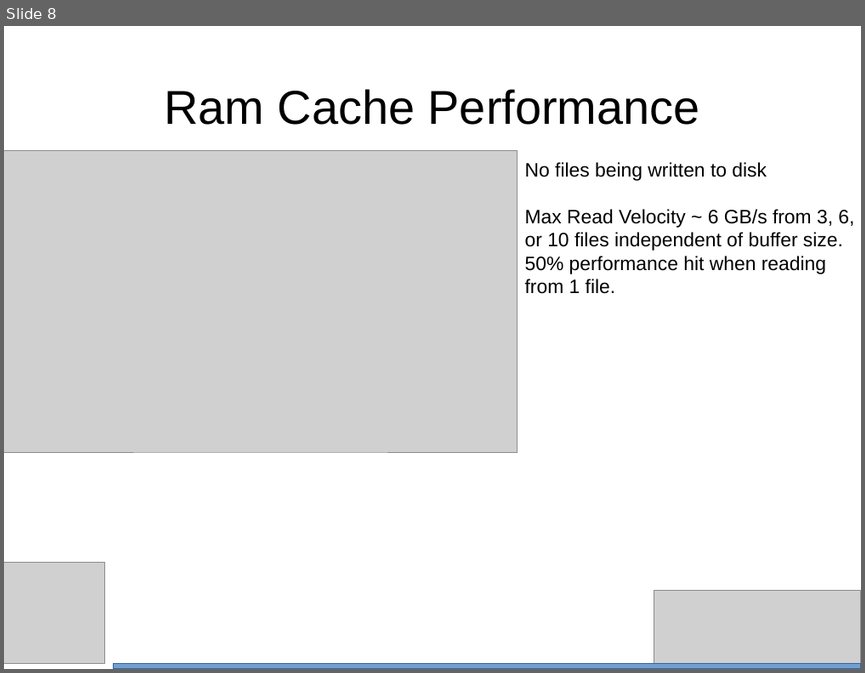
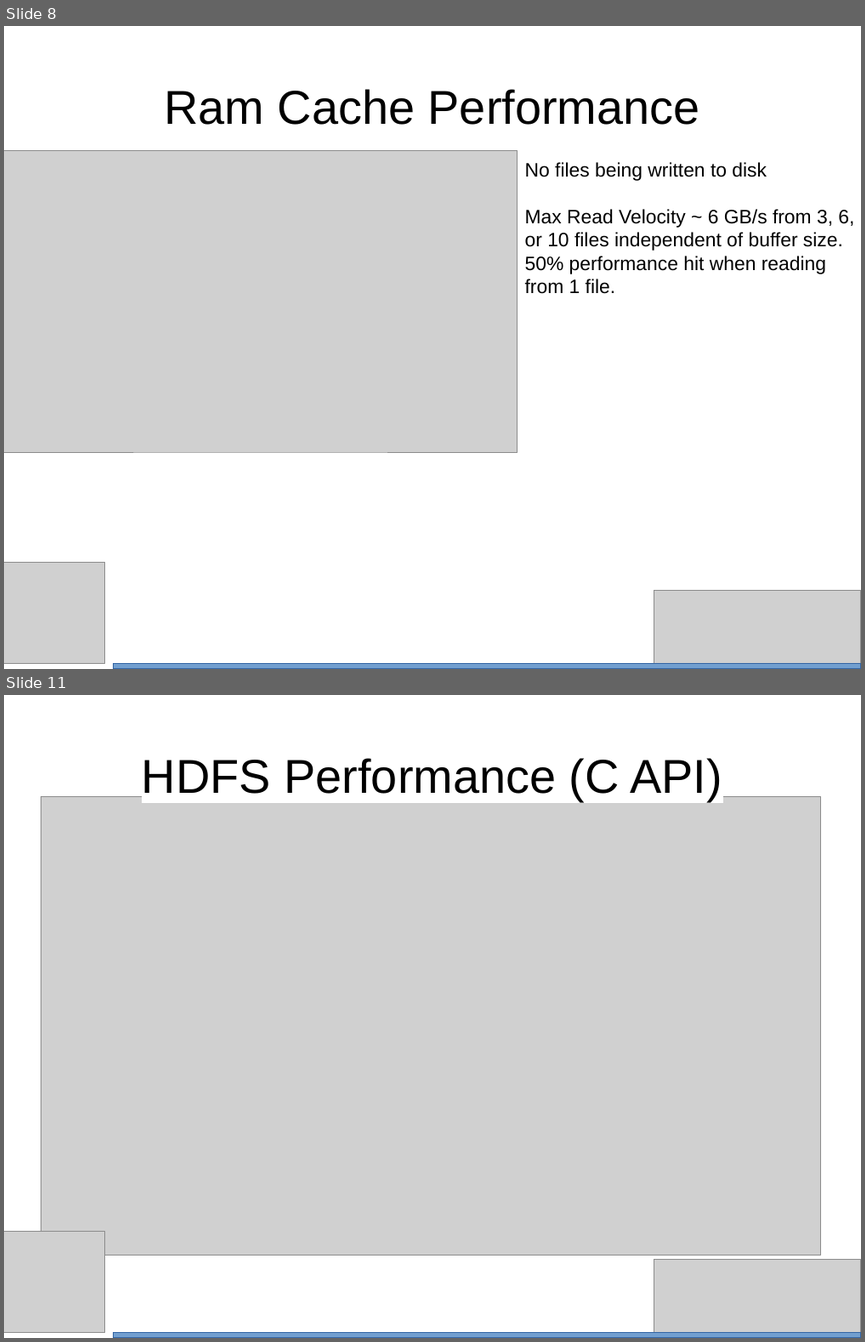
Before and after one commit to bth5032/CMS, a slide deck: Summer_2015/IOHeavyCI/Results/Powerpoint/performance.odp. Shown one above the other, each under a label of ours: slide 8 before the commit, slides 8 and 11 after it; the slides between them are not shown. The pictures are 865x673 and 865x1342 pixels, drawn with LibreOffice and Linux fonts; fonts in the diff are those of the drawing; grey boxes stand for pictures. Boxes give left, top, right and bottom in pixels: in the first picture for what was removed or moved away, otherwise in the second. Text is boxed around its words. In the diff, an @@ line names an element or a change of style, - is before the commit and + after.

```diff
--- a/Summer_2015/IOHeavyCI/Results/Powerpoint/performance.odp
+++ b/Summer_2015/IOHeavyCI/Results/Powerpoint/performance.odp
@@ slide 11 added at box(4, 695, 861, 1338), background #FFFFFF @@
@@ title added at box(142, 758, 722, 801), 44 pt, text #000000 @@
+HDFS Performance (C API)
@@ picture added at box(41, 796, 820, 1255) @@
@@ picture added at box(4, 1231, 105, 1333) @@
@@ picture added at box(653, 1259, 861, 1338) @@
@@ rectangle added at box(113, 1333, 861, 1338), fill #729FCF, outline #3465A4 0 pt @@
```
Also in this commit, not shown: 5 slides changed, 1 other slide added, 5 other files.
